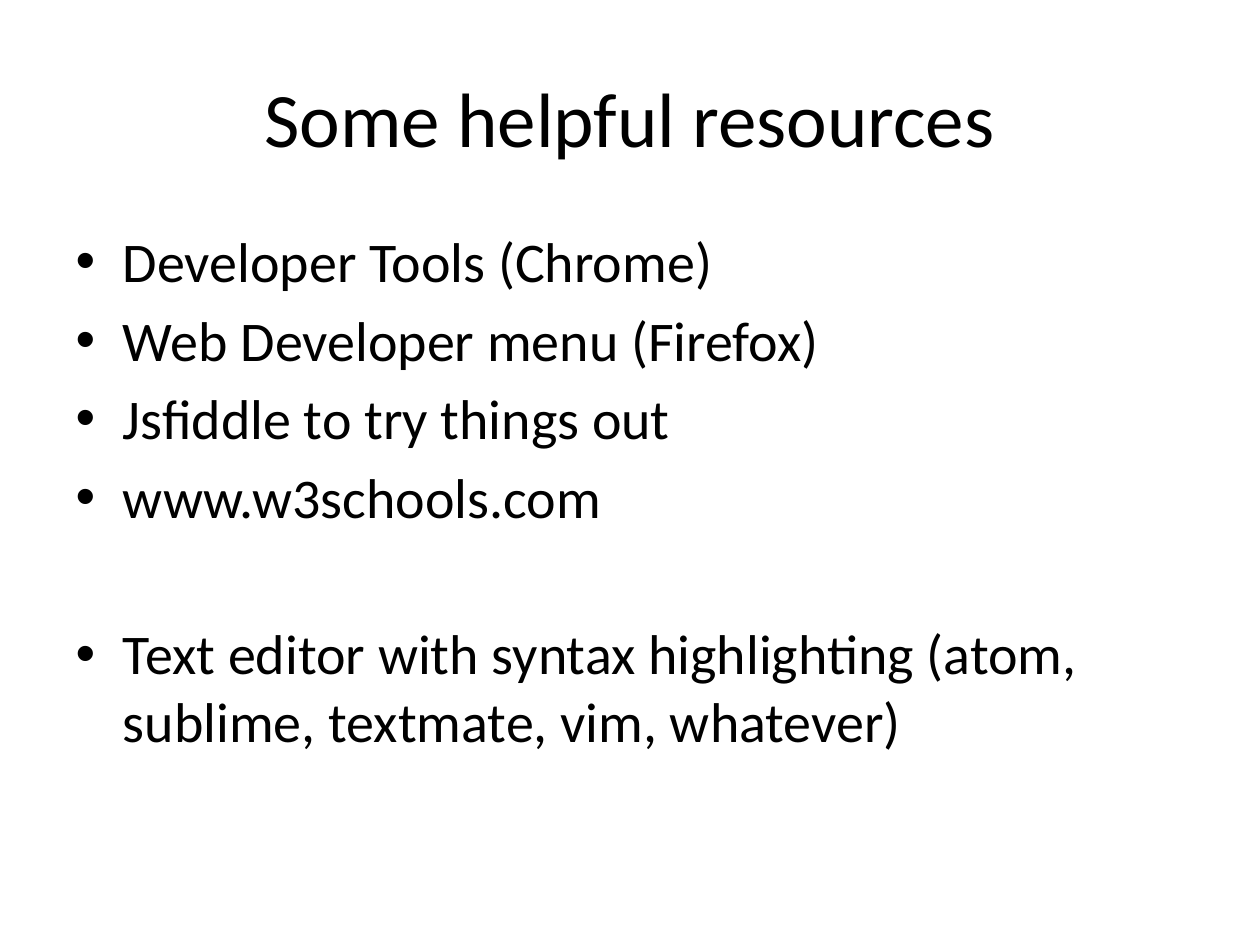
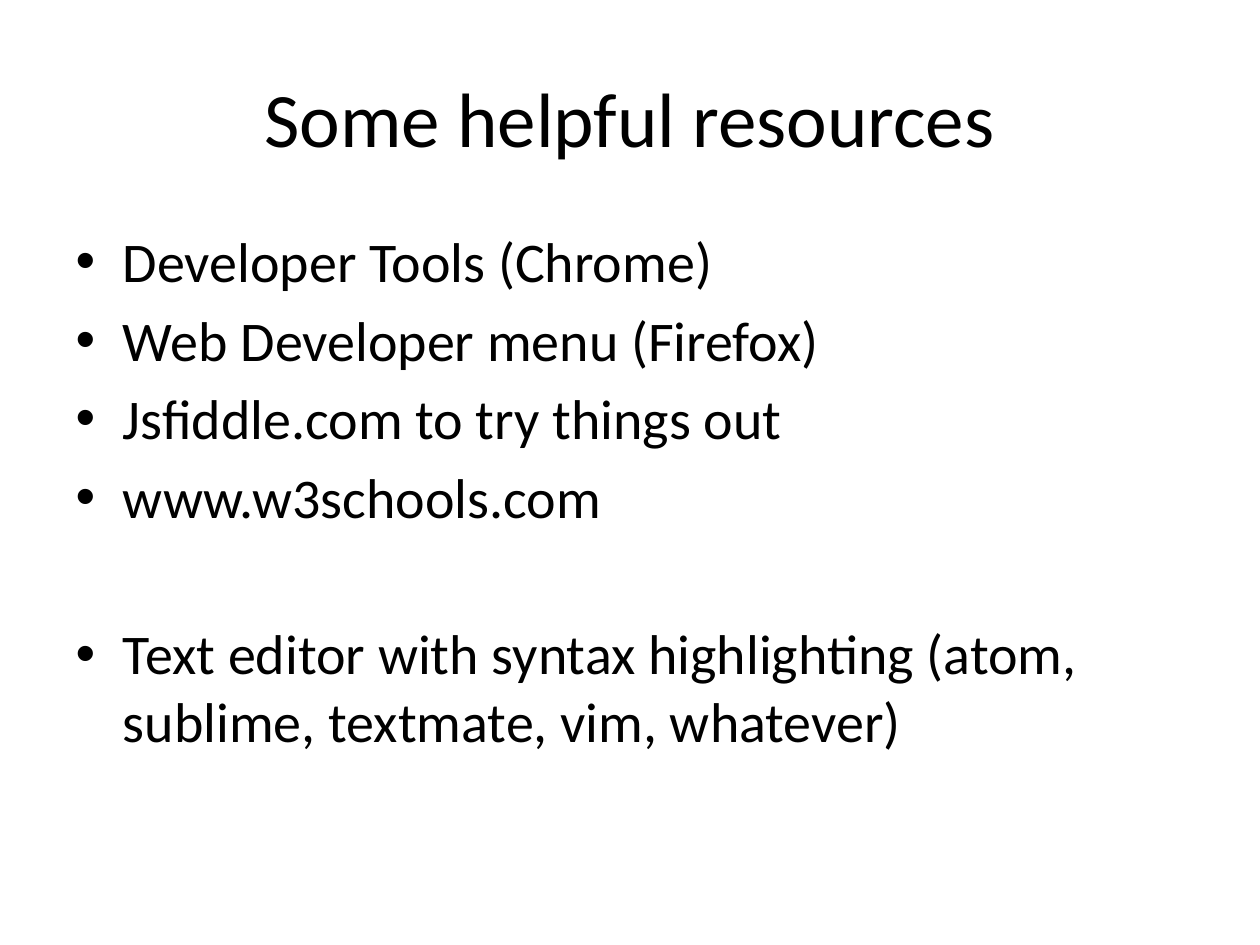
Before and after one commit to anettebgo/nerdschool, a slide deck: slide 8 of 3/js&html&css.pptx. Drawn at 1260x945 pixels with LibreOffice and Linux fonts; fonts in the diff are those of the drawing. Boxes give left, top, right and bottom in pixels: in the first picture for what was removed or moved away, otherwise in the second. Text is boxed around its words. In the diff, an @@ line names an element or a change of style, - is before the commit and + after.

```diff
--- a/3/js&html&css.pptx
+++ b/3/js&html&css.pptx
@@ text at (x1=123, y1=400, x2=782, y2=449): text changed @@
-• Jsfiddle to try things out
+• Jsfiddle.com to try things out
```
Also in this commit, not shown: 3 other slides changed, 1 other file.
